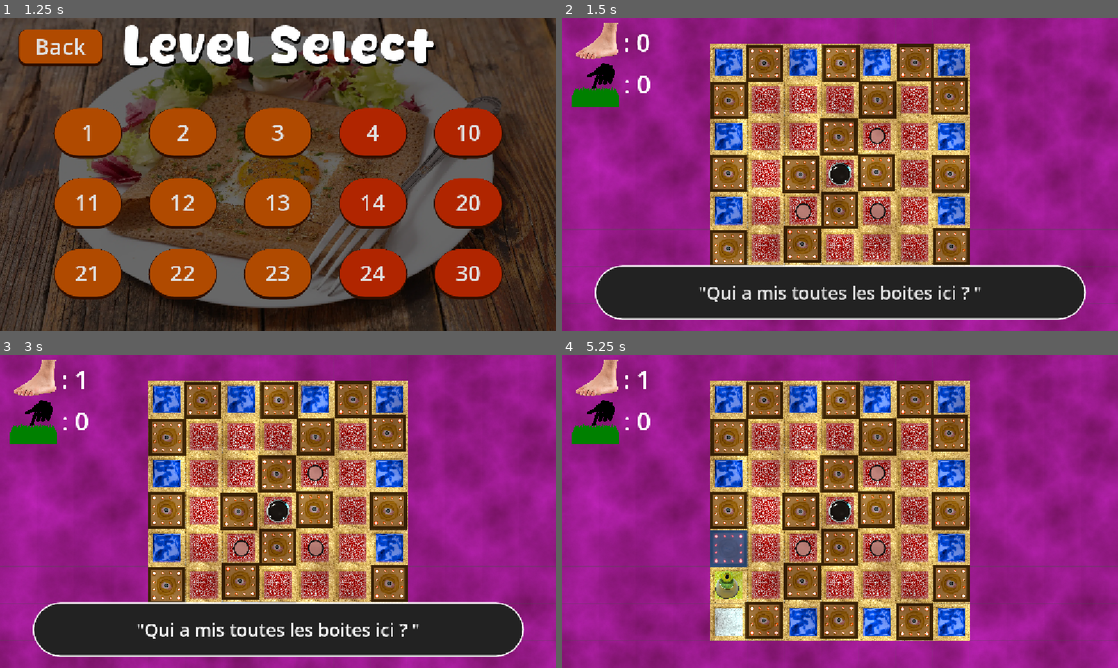
Above: before the commit, frames 1-4 (two rows, left to right).
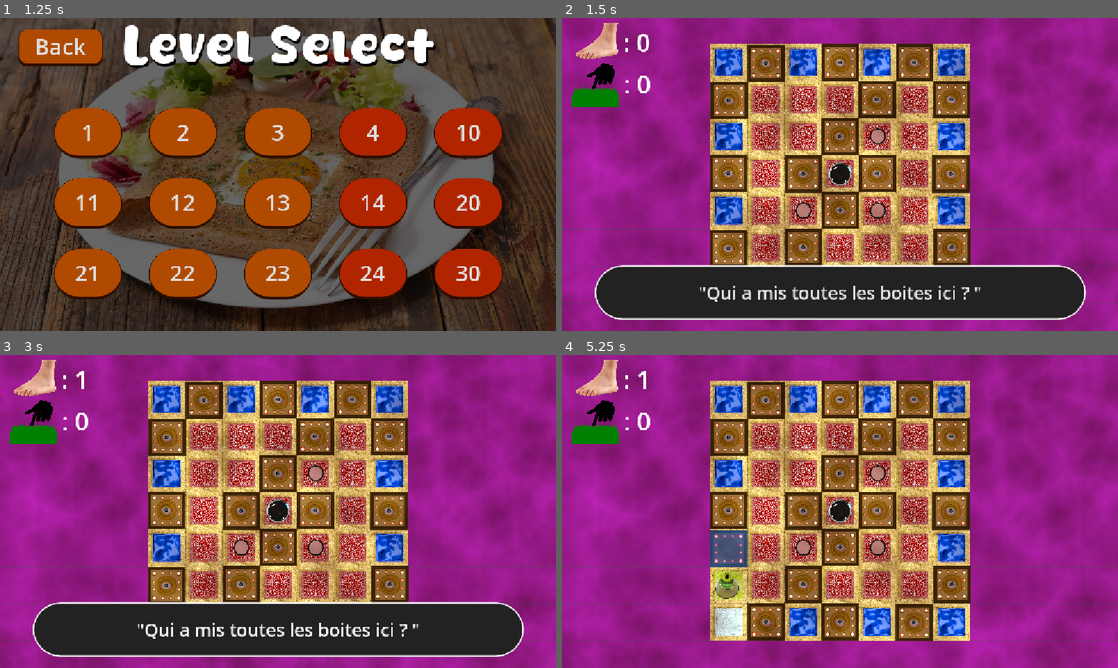
Above: after the commit, the same moments.

Repository: Crizomb/TrucMhajong
Game: Godot game, scene res://scenes/menus/main_menu.tscn
Two runs of this game, one before a commit and one after it. Both use one fixed random seed, a clock stepped at 60 frames per second and the inputs below.
Inputs:
- Up to frame 1 (1.25 s): click "Start" at 0.5 s
- Up to frame 2 (1.5 s): click "24" at 1.25 s
- Up to frame 3 (3 s): click "'Qui a mis toutes les boites …" at 2 s; tap Enter at 2.75 s; hold D (Right) from 2.78 s (still down); tap K (MaSuperActionDeTest) at 2.85 s
- Up to frame 4 (5.25 s): tap R (Restart) at 3.5, 4.25, 5 s; release D (Right) at 3.53 s; hold S (Down) 3.53-4.28 s; tap L (RespectToAdam) at 3.6 s; hold D (Right) 4.28-5.03 s; tap Shift (ToggleCrouch) at 4.35 s; hold W (Up) from 5.03 s (still down); tap K (MaSuperActionDeTest) at 5.1 s

Frame 1 is identical in both runs. In frame 2, 4.3% of the frame differs, in the area x 33-74%, y 8-80%; in frame 3, 4.2%; in frame 4, 5.5%, in the area x 32-74%, y 8-92%.

Commit message:
bro aligne tes boites stp

Diff:
--- a/scenes/Niveaux/niveau24.tscn
+++ b/scenes/Niveaux/niveau24.tscn
@@ -46,53 +46,53 @@
 script = ExtResource("2_1h34b")
 
 [node name="Button" parent="." unique_id=1561398429 instance=ExtResource("3_kc7n6")]
-position = Vector2(-63, 197)
+position = Vector2(-63, 194)
 
 [node name="Button2" parent="." unique_id=1297284468 instance=ExtResource("3_kc7n6")]
-position = Vector2(194, 196)
+position = Vector2(194, 194)
 
 [node name="Button3" parent="." unique_id=1226982314 instance=ExtResource("3_kc7n6")]
-position = Vector2(192, -63)
+position = Vector2(194, -62)
 
 [node name="Camera2D" type="Camera2D" parent="." unique_id=1171450978]
 position = Vector2(64, 66)
 zoom = Vector2(0.6, 0.6)
 
 [node name="Box3" parent="." unique_id=1024020810 instance=ExtResource("4_s2h67")]
-position = Vector2(61, 442)
+position = Vector2(64, 447)
 
 [node name="Box4" parent="." unique_id=1301113614 instance=ExtResource("4_s2h67")]
 position = Vector2(-321, 322)
 
 [node name="Box5" parent="." unique_id=93210790 instance=ExtResource("4_s2h67")]
-position = Vector2(-198, 443)
+position = Vector2(-191, 447)
 
 [node name="Box6" parent="." unique_id=1384595538 instance=ExtResource("4_s2h67")]
-position = Vector2(445, 64)
+position = Vector2(447, 64)
 
 [node name="Box7" parent="." unique_id=444260918 instance=ExtResource("4_s2h67")]
-position = Vector2(448, 315)
+position = Vector2(451, 318)
 
 [node name="Box8" parent="." unique_id=1335050359 instance=ExtResource("4_s2h67")]
-position = Vector2(321, 445)
+position = Vector2(320, 450)
 
 [node name="Box9" parent="." unique_id=731906935 instance=ExtResource("4_s2h67")]
-position = Vector2(-197, -318)
+position = Vector2(-192, -318)
 
 [node name="Box10" parent="." unique_id=1173034270 instance=ExtResource("4_s2h67")]
-position = Vector2(67, -318)
+position = Vector2(65, -320)
 
 [node name="Box11" parent="." unique_id=928410257 instance=ExtResource("4_s2h67")]
-position = Vector2(324, -320)
+position = Vector2(321, -320)
 
 [node name="Box12" parent="." unique_id=575877935 instance=ExtResource("4_s2h67")]
-position = Vector2(442, -204)
+position = Vector2(449, -192)
 
 [node name="Box13" parent="." unique_id=1756827551 instance=ExtResource("4_s2h67")]
-position = Vector2(194, -191)
+position = Vector2(192, -192)
 
 [node name="Box14" parent="." unique_id=2096391909 instance=ExtResource("4_s2h67")]
-position = Vector2(190, 58)
+position = Vector2(193, 63)
 
 [node name="Box15" parent="." unique_id=1074709878 instance=ExtResource("4_s2h67")]
 position = Vector2(-321, 62)
@@ -101,16 +101,16 @@
 position = Vector2(-319, -189)
 
 [node name="Box17" parent="." unique_id=1935063075 instance=ExtResource("4_s2h67")]
-position = Vector2(62, 190)
+position = Vector2(65, 190)
 
 [node name="Box18" parent="." unique_id=1557856173 instance=ExtResource("4_s2h67")]
-position = Vector2(-72, 67)
+position = Vector2(-63, 64)
 
 [node name="Box19" parent="." unique_id=25826906 instance=ExtResource("4_s2h67")]
-position = Vector2(60, -63)
+position = Vector2(64, -65)
 
 [node name="Box20" parent="." unique_id=1319875067 instance=ExtResource("4_s2h67")]
-position = Vector2(-66, 307)
+position = Vector2(-63, 318)
 
 [node name="Crepiere" parent="." unique_id=949437595 instance=ExtResource("7_tyg66")]
 position = Vector2(61, 60)
